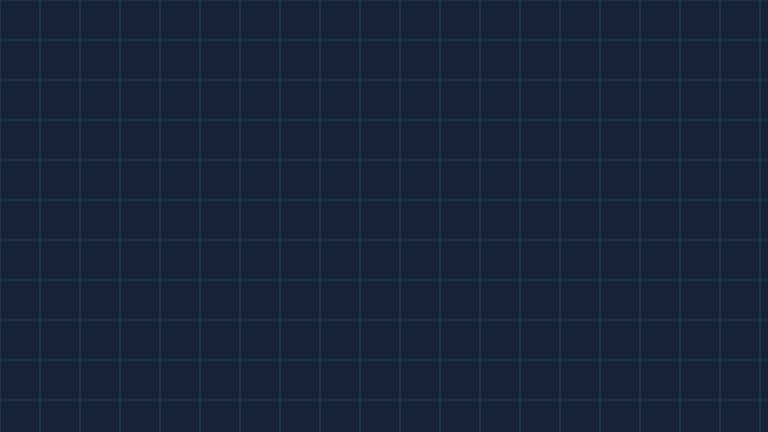
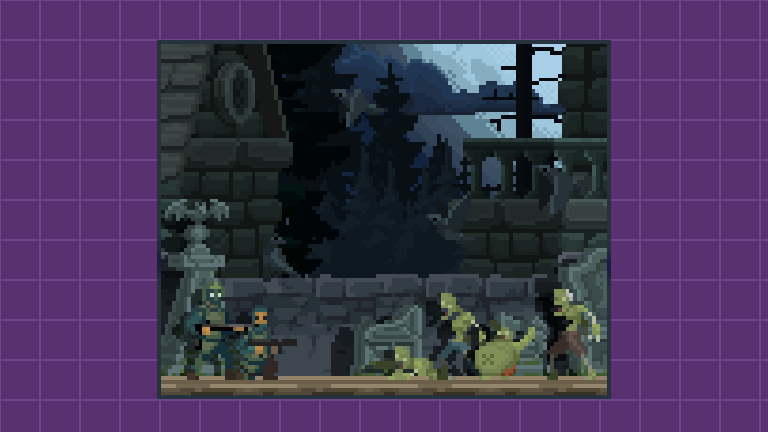
Layer changes from the first 768x432 image to the second:
added group "FOREGROUND" with 8 layers above "BG" over bbox(40, 40, 706, 399)
added group "ZOMBIES" with 6 layers in group "FOREGROUND" over bbox(40, 40, 706, 399)
added layer "ZOMBIES LEVEL" in group "ZOMBIES" over bbox(157, 40, 611, 399)
added group "BG" with 7 layers over bbox(0, 0, 768, 432)
added layer "Purple" in group "BG" over bbox(0, 0, 768, 432)
added layer "Blue" in group "BG" over bbox(0, 0, 768, 432)
renamed "Pattern" to "Blue - Dark", moved it into group "BG" over bbox(0, 0, 768, 432)
